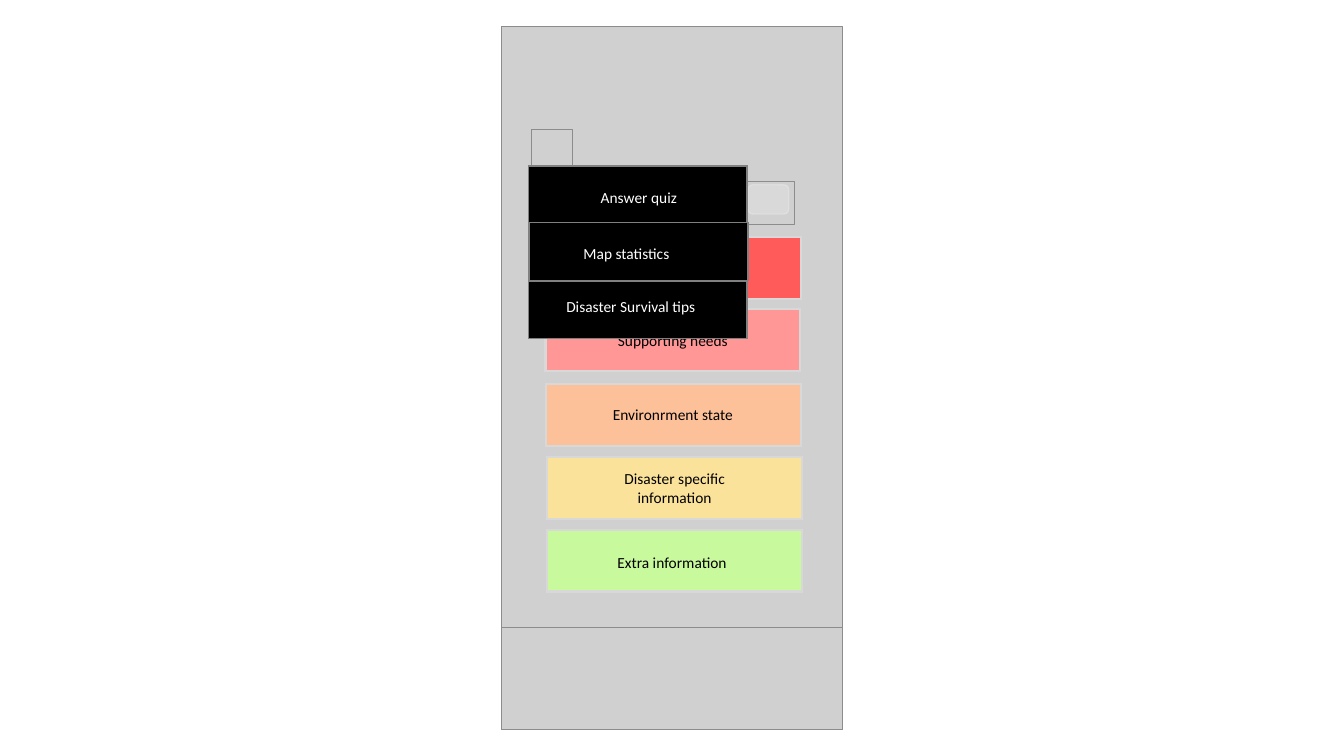
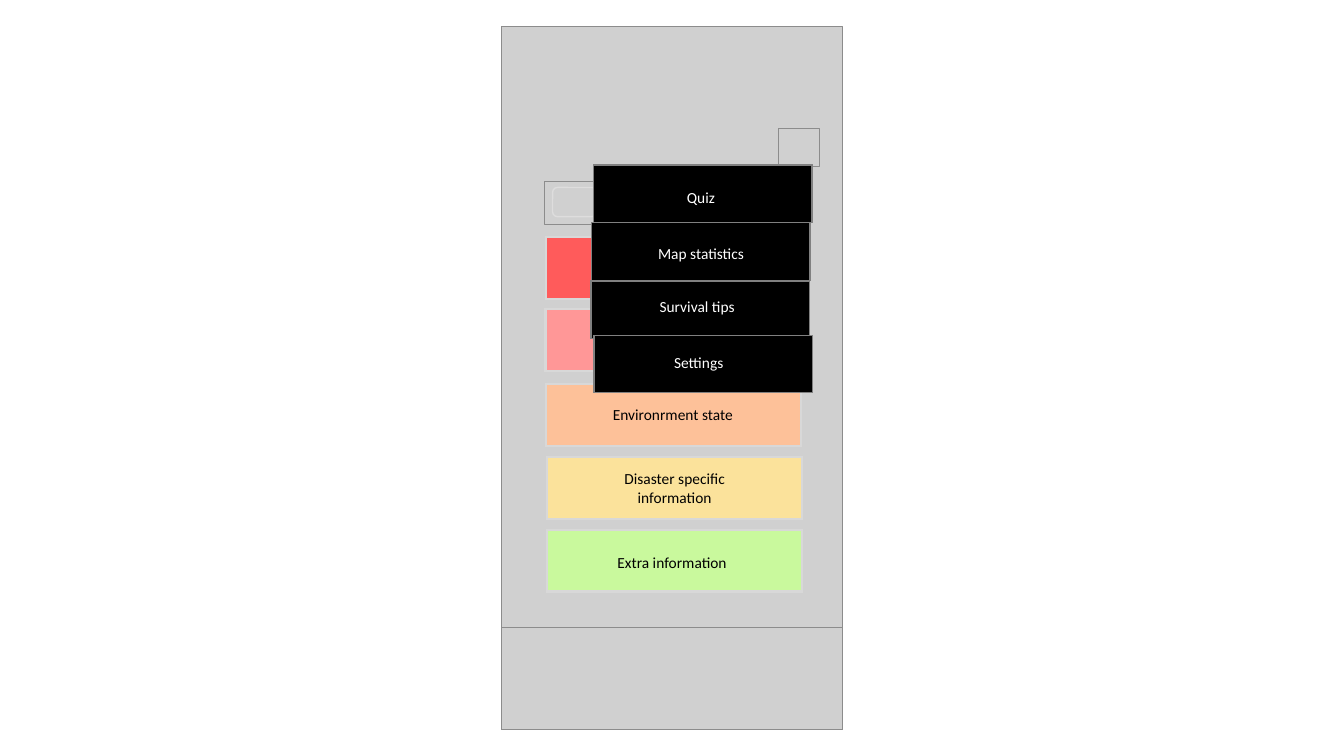
Before and after one commit to mistelip/survival-nervousnet, a slide deck: slide 2 of Docs/Survive Axon Demo v2.pptx. Drawn at 1344x756 pixels with LibreOffice and Linux fonts; fonts in the diff are those of the drawing; grey boxes stand for pictures. Boxes give left, top, right and bottom in pixels: in the first picture for what was removed or moved away, otherwise in the second. Text is boxed around its words. In the diff, an @@ line names an element or a change of style, - is before the commit and + after.

Commit message:
survival v3 styles, colours...

```diff
--- a/Docs/Survive Axon Demo v2.pptx
+++ b/Docs/Survive Axon Demo v2.pptx
@@ picture: place and size @@
-picture at bbox=[531, 130, 573, 168]
+picture at bbox=[778, 129, 820, 167]
@@ rectangle: place and size @@
-rectangle at bbox=[529, 166, 748, 224]
+rectangle at bbox=[594, 165, 813, 223]
@@ rounded rectangle: place and size @@
-rounded rectangle at bbox=[748, 185, 788, 214]
+rounded rectangle at bbox=[553, 188, 597, 217]
@@ rounded rectangle at bbox=[553, 188, 597, 217]: fill #E7E6E6 at 45% opacity to none @@
@@ text at bbox=[687, 192, 715, 205]: text changed; text colour #FFFFFF to #000000 @@
-Answer quiz
+Quiz state
@@ rectangle: place and size @@
-rectangle at bbox=[529, 223, 748, 280]
+rectangle at bbox=[592, 223, 811, 280]
@@ text "Map statistics": place and size @@
-text "Map statistics" at bbox=[583, 248, 670, 262]
+text "Map statistics" at bbox=[658, 248, 744, 262]
@@ text added at bbox=[666, 260, 704, 262], 11 pt, text #000000 @@
+Basic needs
@@ rectangle: place and size @@
-rectangle at bbox=[529, 281, 748, 339]
+rectangle at bbox=[591, 281, 810, 339]
@@ text at bbox=[660, 301, 735, 315]: text changed @@
-Disaster Survival tips
+Survival tips
@@ rectangle: place and size @@
-rectangle at bbox=[529, 165, 748, 338]
+rectangle at bbox=[594, 336, 813, 393]
@@ text added at bbox=[674, 357, 723, 371], 11 pt, text #FFFFFF @@
+Settings
```
Also in this commit, not shown: 1 other slide changed, 47 other files.
